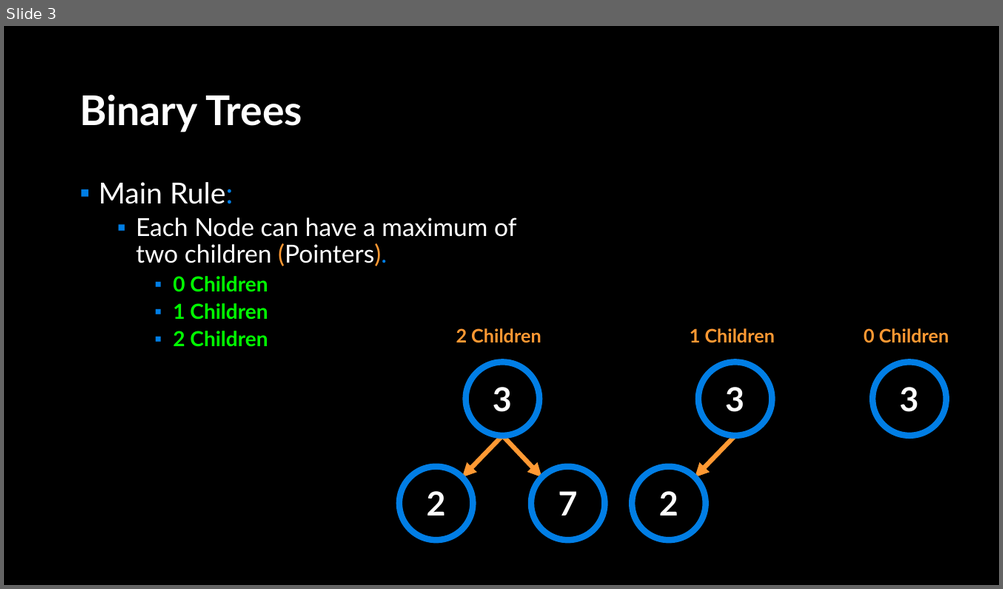
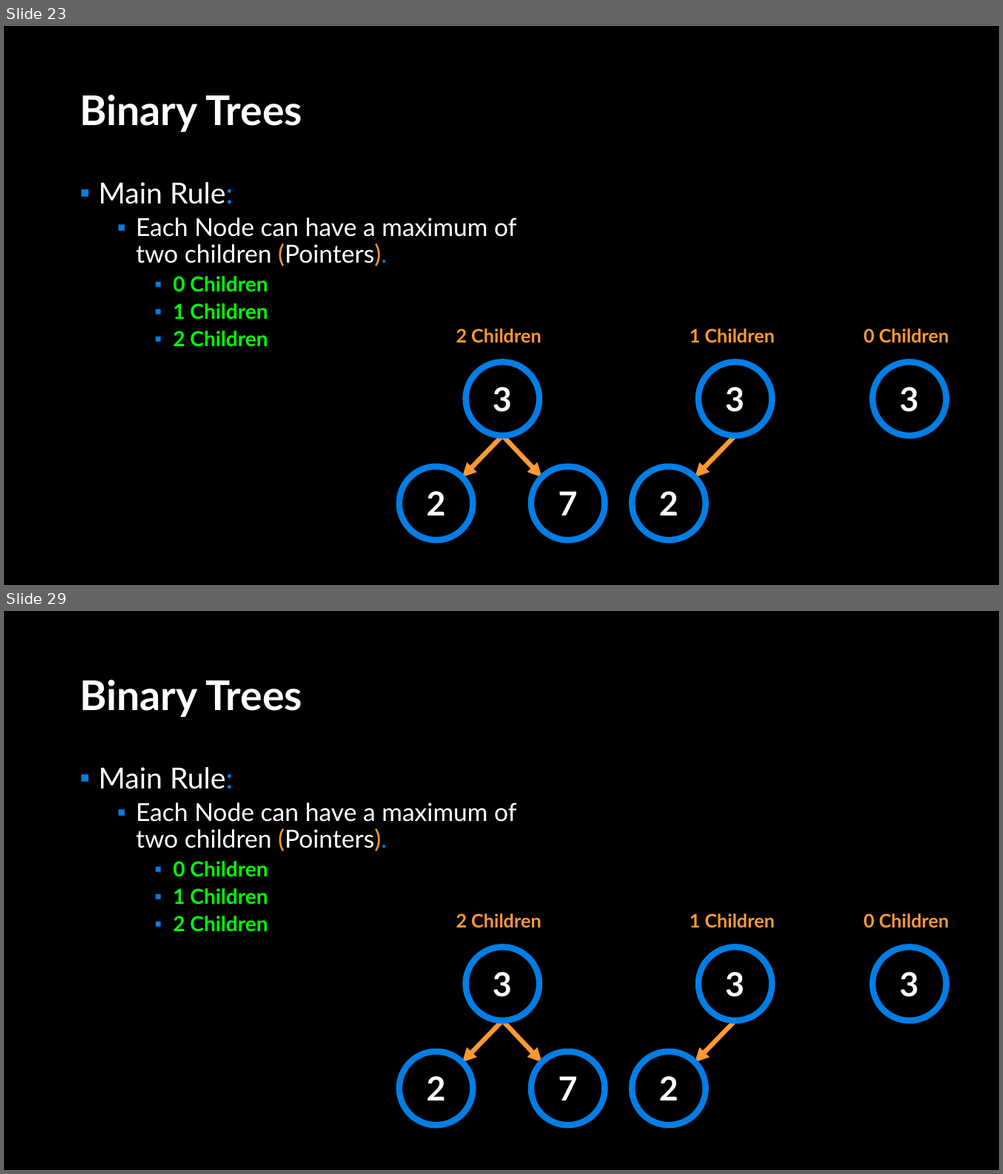
Before and after one commit to APS106/APS106-winter-2022-material, a slide deck: lectures/week12/lecture2/slides/week12_lecture2.pptx. Shown one above the other, each under a label of ours: slide 3 before the commit, slides 23 and 29 after it; the slides between them are not shown. The pictures are 1003x589 and 1003x1174 pixels, drawn with LibreOffice and Linux fonts; fonts in the diff are those of the drawing; background and template pictures are left out. Boxes give left, top, right and bottom in pixels: in the first picture for what was removed or moved away, otherwise in the second. Text is boxed around its words. In the diff, an @@ line names an element or a change of style, - is before the commit and + after.

```diff
--- a/lectures/week12/lecture2/slides/week12_lecture2.pptx
+++ b/lectures/week12/lecture2/slides/week12_lecture2.pptx
@@ slide 23 added at (4,26,999,585), background picture (left out) @@
@@ title added at (79,95,302,133), 39.6 pt, text #FFFFFF, bold @@
+Binary Trees
@@ text added at (99,182,516,347), 24 pt, text #FFFFFF @@
+▪ Main Rule:
+  ▪ Each Node can have a maximum of two children (Pointers).
+    ▪ 0 Children
+    ▪ 1 Children
+    ▪ 2 Children
@@ text added at (456,329,540,343), 18 pt, text #FF9933, bold @@
+2 Children
@@ text added at (689,329,774,343), 18 pt, text #FF9933, bold @@
+1 Children
@@ text added at (863,329,948,343), 18 pt, text #FF9933, bold @@
+0 Children
@@ ellipse added at (466,363,540,437), outline #017EE5 6 pt @@
@@ ellipse added at (699,363,772,437), outline #017EE5 6 pt @@
@@ ellipse added at (873,363,946,437), outline #017EE5 6 pt @@
@@ text added at (492,387,512,412), 32 pt, text #FFFFFF, bold @@
+3
@@ text added at (725,387,744,412), 32 pt, text #FFFFFF, bold @@
+3
@@ text added at (899,387,919,412), 32 pt, text #FFFFFF, bold @@
+3
@@ arrow added from (503, 436) to (462, 477), #FF9933 4.5 pt @@
@@ arrow added from (503, 436) to (542, 477), #FF9933 4.5 pt @@
@@ arrow added from (735, 436) to (695, 477), #FF9933 4.5 pt @@
@@ ellipse added at (399,467,473,541), outline #017EE5 6 pt @@
@@ ellipse added at (531,467,605,541), outline #017EE5 6 pt @@
@@ ellipse added at (632,467,706,541), outline #017EE5 6 pt @@
@@ text added at (427,491,446,516), 32 pt, text #FFFFFF, bold @@
+2
@@ text added at (558,491,578,516), 32 pt, text #FFFFFF, bold @@
+7
@@ text added at (659,491,678,516), 32 pt, text #FFFFFF, bold @@
+2
@@ what was slide 3 is now slide 29 @@
```
Also in this commit, not shown: 2 slides changed, 25 other slides added, 3 other files.
